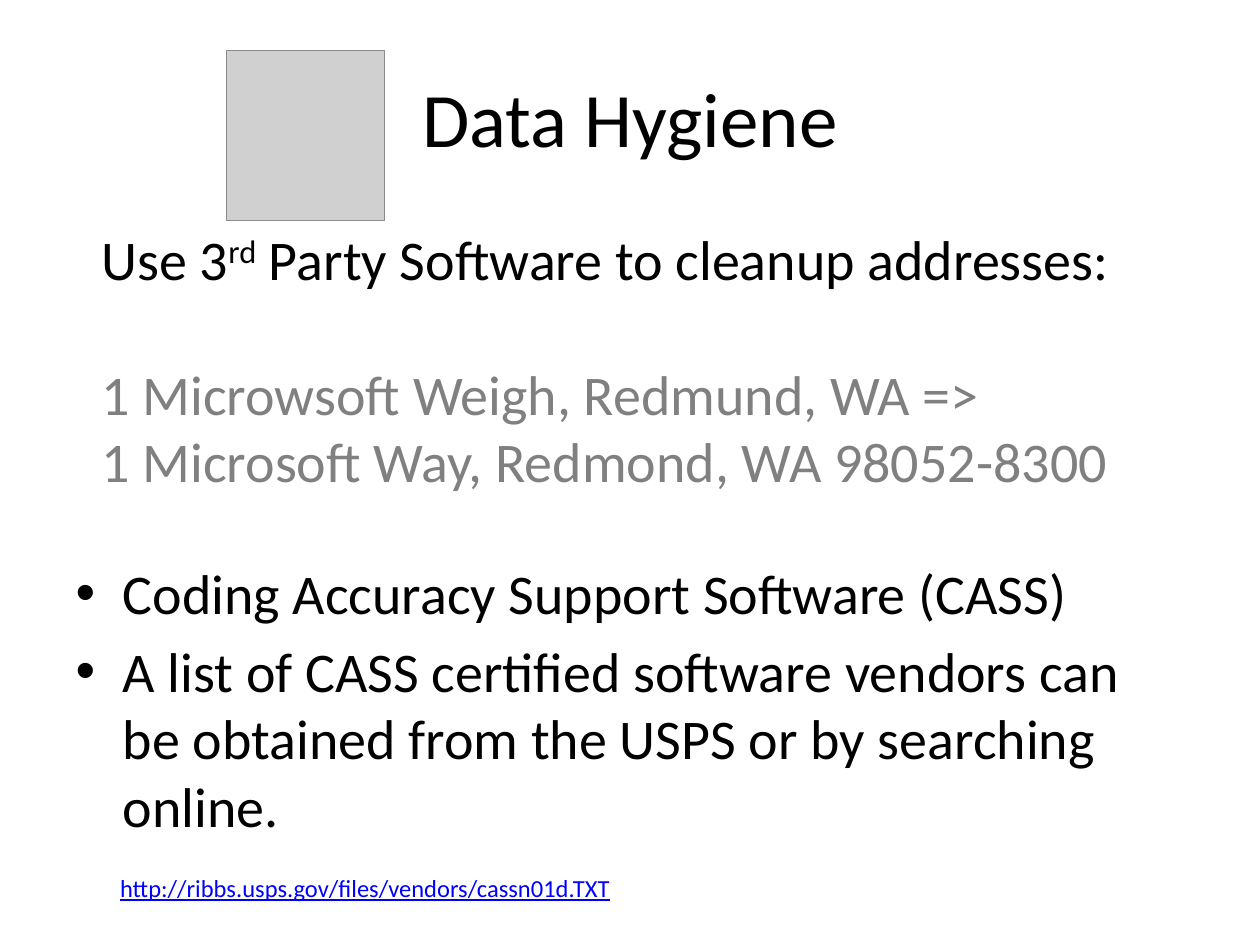
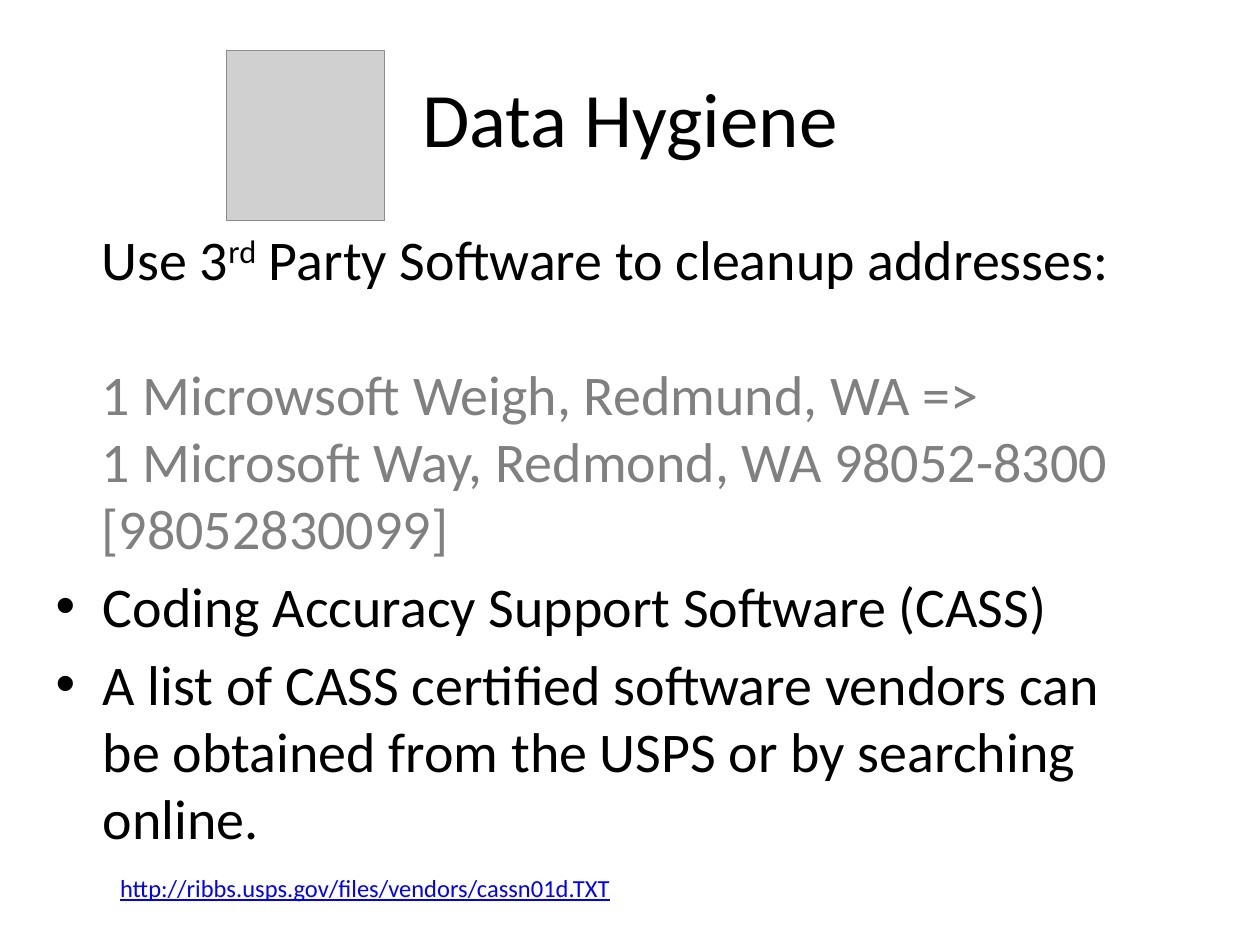
Before and after one commit to brianlong/street_address, a slide deck: slide 12 of presentations/street_addresses.pptx. Drawn at 1260x945 pixels with LibreOffice and Linux fonts; fonts in the diff are those of the drawing; grey boxes stand for pictures. Boxes give left, top, right and bottom in pixels: in the first picture for what was removed or moved away, otherwise in the second. Text is boxed around its words. In the diff, an @@ line names an element or a change of style, - is before the commit and + after.

```diff
--- a/presentations/street_addresses.pptx
+++ b/presentations/street_addresses.pptx
@@ text at (102, 508, 449, 557): paragraph added @@
+[98052830099]
@@ text "Coding Accuracy Support Software (CASS)": place and size @@
-text "Coding Accuracy Support Software (CASS)" at (123, 573, 1118, 828)
+text "Coding Accuracy Support Software (CASS)" at (103, 586, 1098, 840)
```
Also in this commit, not shown: 4 other slides changed.
